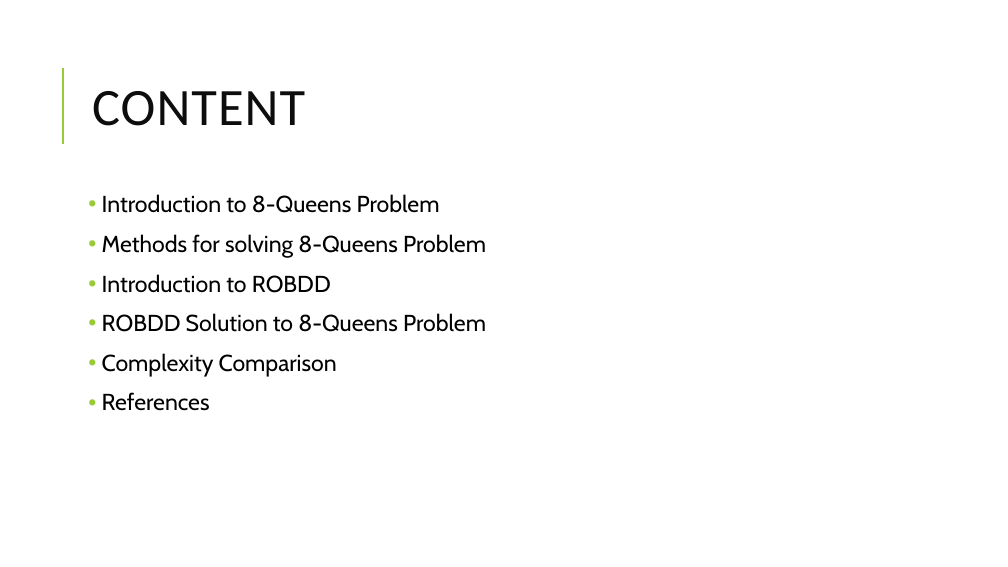
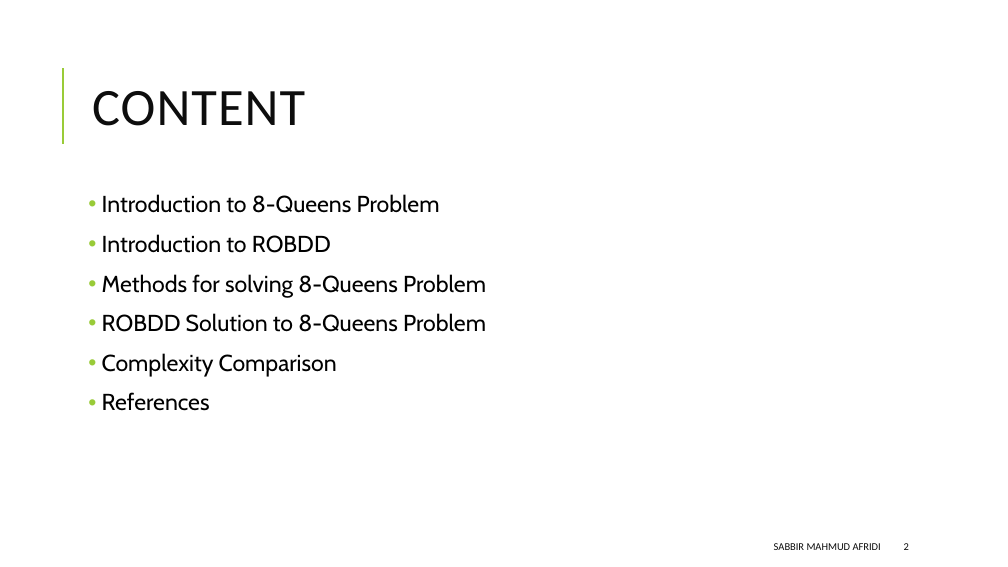
Before and after one commit to smahmuddz/8queenslide, a slide deck: slide 2 of Solving 8-Queens Problem using ROBDD.pptx. Drawn at 1008x567 pixels with LibreOffice and Linux fonts; fonts in the diff are those of the drawing. Boxes give left, top, right and bottom in pixels: in the first picture for what was removed or moved away, otherwise in the second. Text is boxed around its words. In the diff, an @@ line names an element or a change of style, - is before the commit and + after.

Commit message:
new version

```diff
--- a/Solving 8-Queens Problem using ROBDD.pptx
+++ b/Solving 8-Queens Problem using ROBDD.pptx
@@ text at (x1=102, y1=234, x2=331, y2=253): paragraph added @@
+• Introduction to ROBDD
@@ text at (x1=102, y1=274, x2=331, y2=293): paragraph removed @@
-• Introduction to ROBDD
@@ text added at (x1=774, y1=543, x2=881, y2=550), 10 pt, text #0D0D0D @@
+SABBIR MAHMUD AFRIDI
@@ page number added at (x1=904, y1=543, x2=909, y2=550), 10 pt, text #0D0D0D @@
+2
```
Also in this commit, not shown: 28 other slides changed.
